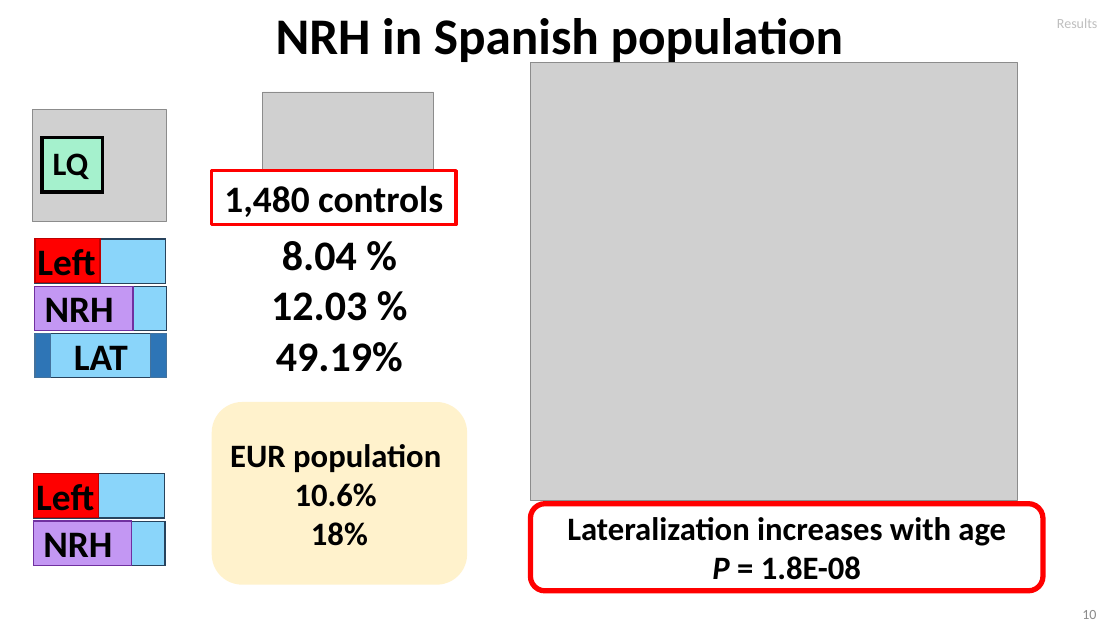
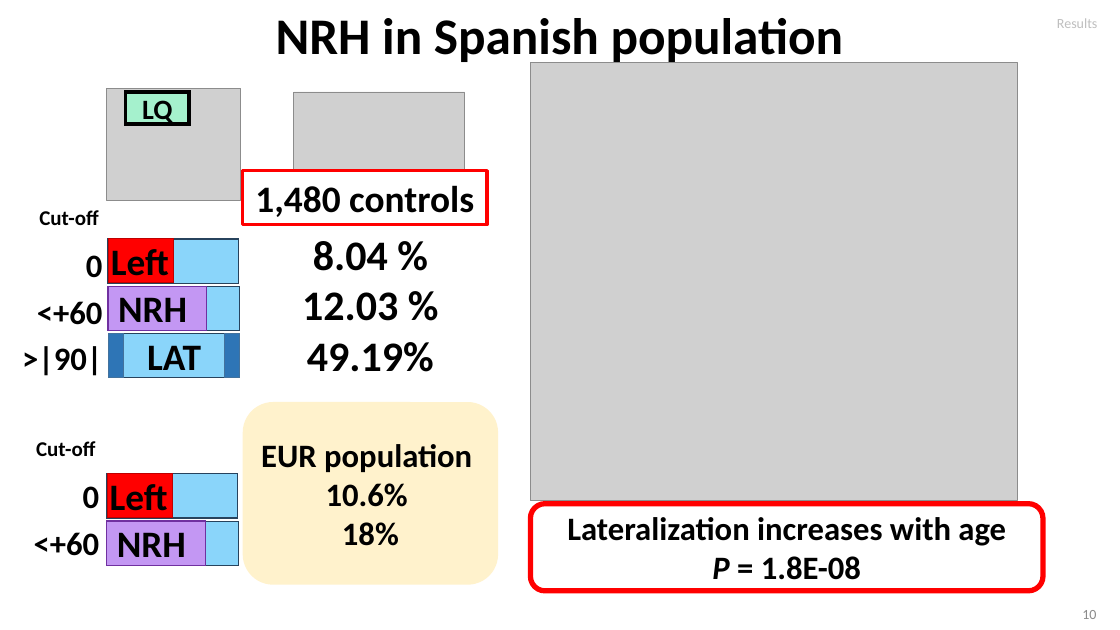
Before and after one commit to igarcia17/EHI_laterality, a slide deck: slide 10 of NorthSeaLateralityCongress_InesGarciaOrtiz.pptx. Drawn at 1120x630 pixels with LibreOffice and Linux fonts; fonts in the diff are those of the drawing; grey boxes stand for pictures. Boxes give left, top, right and bottom in pixels: in the first picture for what was removed or moved away, otherwise in the second. Text is boxed around its words. In the diff, an @@ line names an element or a change of style, - is before the commit and + after.

```diff
--- a/NorthSeaLateralityCongress_InesGarciaOrtiz.pptx
+++ b/NorthSeaLateralityCongress_InesGarciaOrtiz.pptx
@@ picture: place and size @@
-picture at (32,110,166,222)
+picture at (107,88,241,200)
@@ rectangle "LQ": place and size @@
-rectangle "LQ" at (53,153,89,179)
+rectangle "LQ" at (126,92,189,124)
@@ rectangle "LQ" at (126,92,189,124): size 28 to 24 pt; vertical alignment top to middle; fill none to #A5F1CD; outline none to #000000 3 pt @@
@@ rectangle removed at (42,138,103,192) @@
@@ text added at (39,210,98,225), 18 pt, text #000000, bold @@
+Cut-off
@@ text added at (22,255,103,376), 28 pt, text #000000, bold @@
+0
+<+60
+>|90|
@@ 1 picture, 1 text, 1 rectangle, 1 rounded rectangle: place and size @@
-1 picture, 1 text, 1 rectangle, 1 rounded rectangle at (212,92,467,585)
+1 picture, 1 text, 1 rectangle, 1 rounded rectangle at (243,92,498,585)
@@ text added at (36,441,95,456), 18 pt, text #000000, bold @@
+Cut-off
@@ 11 rectangles, 5 texts: place and size @@
-11 rectangles, 5 texts at (34,239,167,567)
+11 rectangles, 5 texts at (107,239,240,567)
@@ text added at (34,486,100,556), 28 pt, text #000000, bold @@
+0
+<+60
```
Also in this commit, not shown: 13 other slides changed, 1 slide removed.
